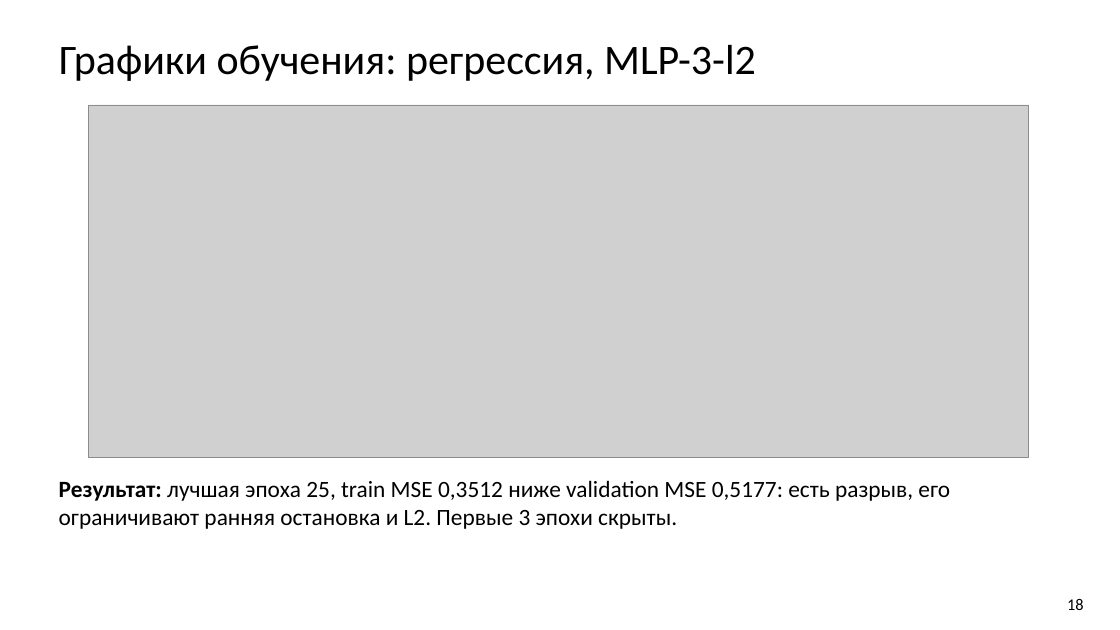
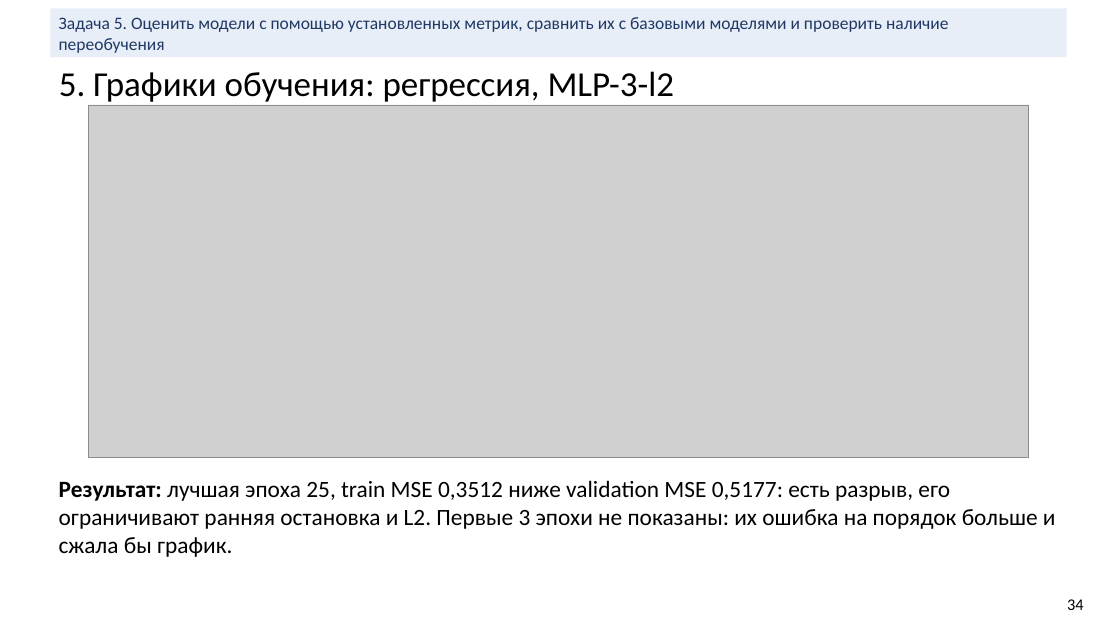
Before and after one commit to bigflyy/nn-uni, a slide deck: slide 34 of labs/lab1/nn-lab-1.pptx (slide 18 before the commit). Drawn at 1120x630 pixels with LibreOffice and Linux fonts; fonts in the diff are those of the drawing; grey boxes stand for pictures. Boxes give left, top, right and bottom in pixels: in the first picture for what was removed or moved away, otherwise in the second. Text is boxed around its words. In the diff, an @@ line names an element or a change of style, - is before the commit and + after.

```diff
--- a/labs/lab1/nn-lab-1.pptx
+++ b/labs/lab1/nn-lab-1.pptx
@@ rectangle added at [50,8,1067,57], fill #E8EEF7, 15 pt, text #1F3864 @@
+Задача 5. Оценить модели с помощью установленных метрик, сравнить их с базовыми моделями и проверить наличие переобучения
@@ title at [59,71,674,102]: text changed; size 36 to 30 pt @@
-Графики обучения: регрессия, MLP-3-l2
+5. Графики обучения: регрессия, MLP-3-l2
@@ text at [59,480,1056,557]: text changed @@
-Результат: лучшая эпоха 25, train MSE 0,3512 ниже validation MSE 0,5177: есть разрыв, его ограничивают ранняя остановка и L2. Первые 3 эпохи скрыты.
+Результат: лучшая эпоха 25, train MSE 0,3512 ниже validation MSE 0,5177: есть разрыв, его ограничивают ранняя остановка и L2. Первые 3 эпохи не показаны: их ошибка на порядок больше и сжала бы график.
@@ text at [1067,599,1084,610]: text changed @@
-18
+34
```
Also in this commit, not shown: 41 other slides changed, 19 slides added, 2 slides removed, 19 other files.
